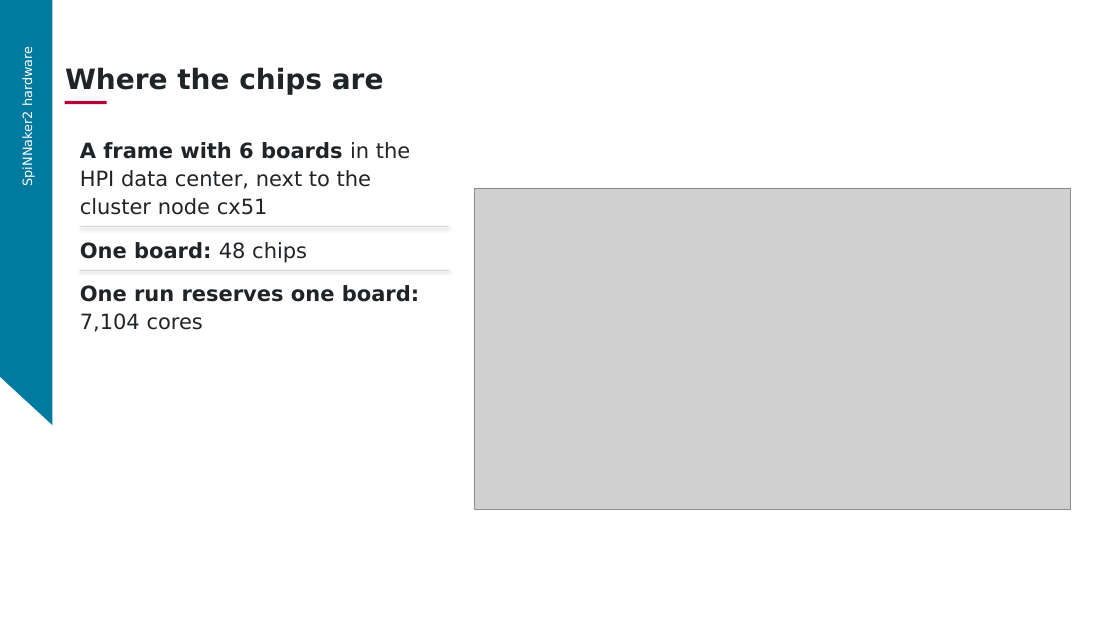
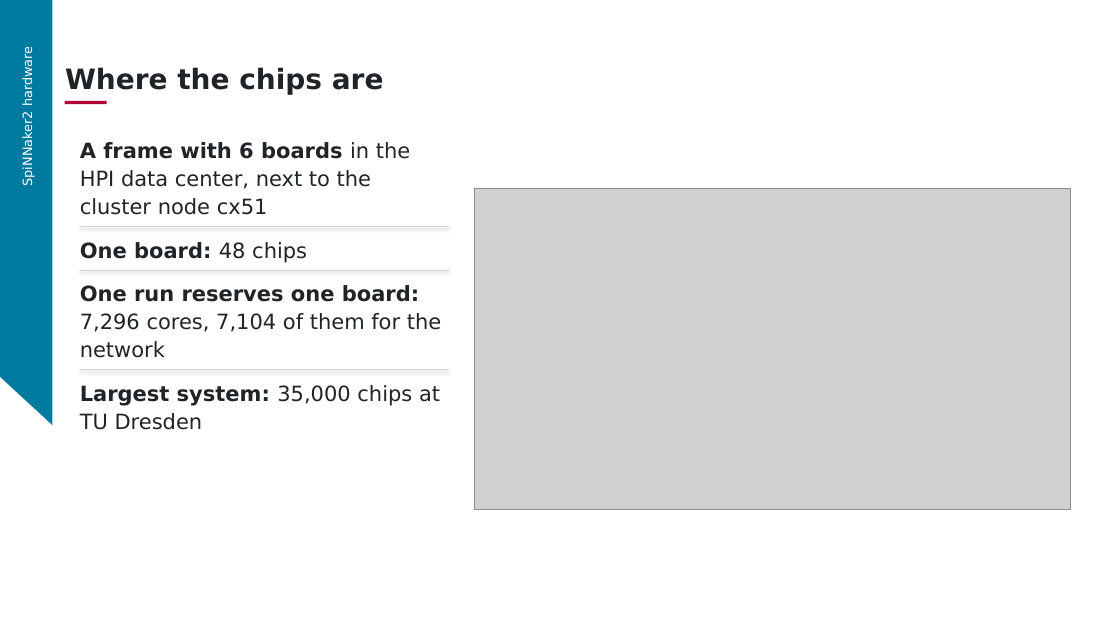
Before and after one commit to aihpi/workshop-spinnaker2, a slide deck: slide 21 of 02_workshop_design/slides/part1.pptx (slide 22 before the commit). Drawn at 1120x630 pixels with LibreOffice and Linux fonts; fonts in the diff are those of the drawing; grey boxes stand for pictures; background and template pictures are left out. Boxes give left, top, right and bottom in pixels: in the first picture for what was removed or moved away, otherwise in the second. Text is boxed around its words. In the diff, an @@ line names an element or a change of style, - is before the commit and + after.

```diff
--- a/02_workshop_design/slides/part1.pptx
+++ b/02_workshop_design/slides/part1.pptx
@@ text at box(80, 285, 441, 358): text changed; bold off @@
-One run reserves one board: 7,104 cores
+One run reserves one board: 7,296 cores, 7,104 of them for the network
@@ line added from (80, 370) to (450, 370), #D6D7D8 0.75 pt @@
@@ text added at box(80, 385, 440, 430), 18 pt, text #212427 @@
+Largest system: 35,000 chips at TU Dresden
```
Also in this commit, not shown: 15 other slides changed, 10 other files.
